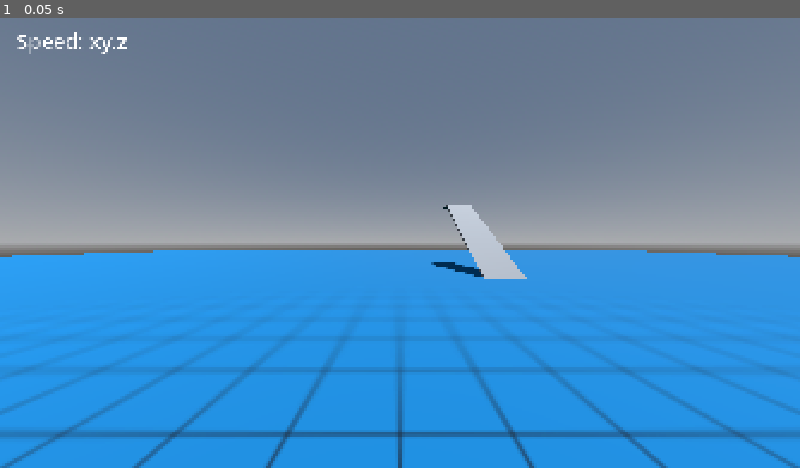
Above: before the commit, frame 1.
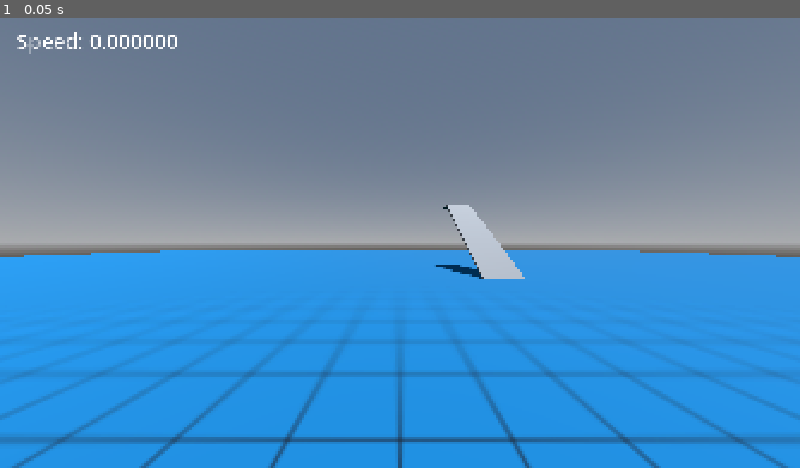
Above: after the commit, the same moment.

Repository: BilgiPasa/3d-first-person-movement-3
Game: Godot game, scene res://Scenes/main_scene.tscn
The game is run twice, just before and just after one commit, with the same random seed, the same clock (stepped at 60 frames per second) and the same inputs.
Inputs:
- Up to frame 1 (0.05 s): no input

The runs differ from the first frame. In frame 1, 5.3% of the frame differs, in the area x 0-100%, y 3-100%.
Error before the commit: Invalid assignment of property or key 'process_mode' with value of type 'int' on a base object of type 'Nil'. (res://Scripts/main_scene.gd:9)

Commit message:
Update player script, Update main scene, Update player_and_camera scene and its script, Update the gravity amount

Diff:
--- a/Scenes/main_scene.tscn
+++ b/Scenes/main_scene.tscn
@@ -17,8 +17,11 @@
 sky = SubResource("Sky_jv6wh")
 glow_enabled = true
 
-[node name="MainScene" type="Node3D" unique_id=1991236932]
+[node name="MainScene" type="Node3D" unique_id=1991236932 node_paths=PackedStringArray("player_and_camera", "speed_label", "pause_menu")]
 script = ExtResource("1_jv6wh")
+player_and_camera = NodePath("PlayerAndCamera")
+speed_label = NodePath("CanvasLayer/SpeedLabel")
+pause_menu = NodePath("CanvasLayer/PauseMenu")
 
 [node name="WorldEnvironment" type="WorldEnvironment" parent="." unique_id=876222076]
 environment = SubResource("Environment_x6ack")
--- a/Scenes/player_and_camera.tscn
+++ b/Scenes/player_and_camera.tscn
@@ -4,9 +4,16 @@
 [ext_resource type="Script" uid="uid://bxdo3v2a7lhhm" path="res://Scripts/player_and_camera.gd" id="1_vu1q0"]
 [ext_resource type="Script" uid="uid://d0b3n25jqa5ep" path="res://Scripts/player.gd" id="3_t5fc0"]
 
+[sub_resource type="CapsuleMesh" id="CapsuleMesh_vu1q0"]
+
+[sub_resource type="CapsuleShape3D" id="CapsuleShape3D_t5fc0"]
+
 [sub_resource type="CapsuleMesh" id="CapsuleMesh_wkhpl"]
 
 [sub_resource type="CapsuleShape3D" id="CapsuleShape3D_r07tb"]
+
+[sub_resource type="SphereShape3D" id="SphereShape3D_5s483"]
+radius = 0.3
 
 [sub_resource type="BoxShape3D" id="BoxShape3D_5s483"]
 size = Vector3(0.6, 1.1, 0.1)
@@ -17,10 +24,20 @@
 camera = NodePath("Camera3D")
 camera_position = NodePath("Player/CameraPosition")
 
-[node name="Player" type="RigidBody3D" parent="." unique_id=1419588242]
+[node name="Camera3D" type="Camera3D" parent="." unique_id=1566701192]
+transform = Transform3D(1, 0, 0, 0, 1, 0, 0, 0, 1, 0, 0.75, 0)
+cull_mask = 1048573
+fov = 90.0
+
+[node name="Player" type="RigidBody3D" parent="." unique_id=1419588242 node_paths=PackedStringArray("camera_position", "grounded_area", "bump_area")]
 collision_layer = 2
 physics_material_override = ExtResource("1_a5f1f")
 script = ExtResource("3_t5fc0")
+player_mesh = SubResource("CapsuleMesh_vu1q0")
+player_coll_shape = SubResource("CapsuleShape3D_t5fc0")
+camera_position = NodePath("CameraPosition")
+grounded_area = NodePath("GroundedArea")
+bump_area = NodePath("BumpArea")
 
 [node name="MeshInstance3D" type="MeshInstance3D" parent="Player" unique_id=1960179756]
 layers = 2
@@ -30,19 +47,25 @@
 shape = SubResource("CapsuleShape3D_r07tb")
 
 [node name="CameraPosition" type="Node3D" parent="Player" unique_id=1390214656]
-transform = Transform3D(1, 0, 0, 0, 1, 0, 0, 0, 1, 0, 0.7, 0)
+transform = Transform3D(1, 0, 0, 0, 1, 0, 0, 0, 1, 0, 0.75, 0)
+
+[node name="GroundedArea" type="Area3D" parent="Player" unique_id=1541183036]
+transform = Transform3D(1, 0, 0, 0, 1, 0, 0, 0, 1, 0, -1, 0)
+collision_layer = 2
+
+[node name="CollisionShape3D" type="CollisionShape3D" parent="Player/GroundedArea" unique_id=183150723]
+shape = SubResource("SphereShape3D_5s483")
 
 [node name="BumpArea" type="Area3D" parent="Player" unique_id=81583961]
+transform = Transform3D(1, 0, 0, 0, 1, 0, 0, 0, 1, 0, 0, -0.5)
 collision_layer = 2
 
 [node name="CollisionShape3D" type="CollisionShape3D" parent="Player/BumpArea" unique_id=626794957]
-transform = Transform3D(1, 0, 0, 0, 1, 0, 0, 0, 1, 0, 0, -0.5)
 shape = SubResource("BoxShape3D_5s483")
 
-[node name="Camera3D" type="Camera3D" parent="." unique_id=1566701192]
-transform = Transform3D(1, 0, 0, 0, 1, 0, 0, 0, 1, 0, 0.7, 0)
-cull_mask = 1048573
-fov = 90.0
-
+[connection signal="body_entered" from="Player" to="Player" method="_on_body_entered"]
+[connection signal="body_exited" from="Player" to="Player" method="_on_body_exited"]
+[connection signal="body_entered" from="Player/GroundedArea" to="Player" method="_on_grounded_area_body_entered"]
+[connection signal="body_exited" from="Player/GroundedArea" to="Player" method="_on_grounded_area_body_exited"]
 [connection signal="body_entered" from="Player/BumpArea" to="Player" method="_on_bump_area_body_entered"]
 [connection signal="body_exited" from="Player/BumpArea" to="Player" method="_on_bump_area_body_exited"]
--- a/Scripts/player.gd
+++ b/Scripts/player.gd
@@ -1,16 +1,83 @@
 class_name Player
 extends RigidBody3D
 
+# Note: I changed the default gravity to 30 m/s^2 in Project Settings
+# Note2: I have set the layers and the masks in the editor.
+
+# Movement
+const NORMAL_SPEED: int = 9
+const RUN_SPEED: int = 12
+var run_input: bool
+var move_vector: Vector2 # X is X, Y is -Z.
+
+# Crouch
+var crouch_input: bool
+
+# Jump
+var jump_input: bool
+
+# Collision and Area Detection
+var touching: bool = false
+var grounded: bool = false
 var bumping: bool = false
+var touched_body: Node3D = null
+var grounded_body: Node3D = null
 var bumped_body: Node3D = null
-var move_vector: Vector2 # X is X, Y is -Z.
+
+# Player Sizes
+const PLAYER_HEIGHT: float = 2.0
+const CROUCH_HEIGHT: float = 1.5
+const PLAYER_RADIUS: float = 0.5
+
+# Some Player Components
+@export var player_mesh: CapsuleMesh
+@export var player_coll_shape: CapsuleShape3D
+@export var camera_position: Node3D
+@export var grounded_area: Area3D
+@export var bump_area: Area3D
 
 func _ready() -> void:
 	process_mode = Node.PROCESS_MODE_PAUSABLE
+	can_sleep = false
+	continuous_cd = true
+	contact_monitor = true
+	max_contacts_reported = 10
+	player_mesh.height = PLAYER_HEIGHT
+	player_mesh.radius = PLAYER_RADIUS
+	player_coll_shape.height = PLAYER_HEIGHT
+	player_coll_shape.radius = PLAYER_RADIUS
+	camera_position.position.y = (PLAYER_HEIGHT / 2) - 0.25
+	grounded_area.position.y = -(PLAYER_HEIGHT / 2)
+	bump_area.position.z = -(PLAYER_RADIUS / 2)
 
 func _process(_delta: float) -> void:
 	# move_vector's X is X in 3D, Y is -Z in 3D. Also, it is normalized.
 	move_vector = Vector2(Input.get_axis("move_left", "move_right"), Input.get_axis("move_back", "move_forward")).normalized()
+
+	# Other inputs
+	run_input = Input.is_action_pressed("run")
+	crouch_input = Input.is_action_pressed("crouch")
+	jump_input = Input.is_action_pressed("jump")
+
+func _on_body_entered(body: Node) -> void:
+	if body == null:
+		touched_body = body
+		touching = true
+
+func _on_body_exited(body: Node) -> void:
+	if body == touched_body:
+		touched_body = null
+		touching = false
+
+func _on_grounded_area_body_entered(body: Node3D) -> void:
+	if body == null:
+		grounded_body = body
+		grounded = true
+
+func _on_grounded_area_body_exited(body: Node3D) -> void:
+	if body == grounded_body:
+		grounded_body = null
+		grounded = false
 
 func _on_bump_area_body_entered(body: Node3D) -> void:
 	if body == null:
--- a/Scripts/player_and_camera.gd
+++ b/Scripts/player_and_camera.gd
@@ -4,9 +4,16 @@
 @export var player: Player
 @export var camera: Camera3D
 @export var camera_position: Node3D
+var mouse_sensitivity: int
+var x_rotation: int
+var y_rotation: int
+var camera_zoom_input: bool
 
 func _ready() -> void:
 	process_mode = Node.PROCESS_MODE_PAUSABLE
 
+func _process(delta: float) -> void:
+	camera_zoom_input = Input.is_action_pressed("camera_zoom")
+
 func get_player_speed() -> float:
 	return sqrt(pow(player.linear_velocity.x, 2) + pow(player.linear_velocity.z, 2))
--- a/project.godot
+++ b/project.godot
@@ -60,6 +60,16 @@
 "events": [Object(InputEventKey,"resource_local_to_scene":false,"resource_name":"","device":-1,"window_id":0,"alt_press …(195 unchanged characters)…
 ]
 }
+run={
+"deadzone": 0.2,
+"events": [Object(InputEventKey,"resource_local_to_scene":false,"resource_name":"","device":-1,"window_id":0,"alt_pressed":false,"shift_pressed":false,"ctrl_pressed":false,"meta_pressed":false,"pressed":false,"keycode":0,"physical_keycode":82,"key_label":0,"unicode":114,"location":0,"echo":false,"script":null)
+]
+}
+camera_zoom={
+"deadzone": 0.2,
+"events": [Object(InputEventKey,"resource_local_to_scene":false,"resource_name":"","device":-1,"window_id":0,"alt_pressed":false,"shift_pressed":false,"ctrl_pressed":false,"meta_pressed":false,"pressed":false,"keycode":0,"physical_keycode":67,"key_label":0,"unicode":99,"location":0,"echo":false,"script":null)
+]
+}
 
 [layer_names]
 
@@ -71,6 +81,7 @@
 [physics]
 
 3d/physics_engine="Jolt Physics"
+3d/default_gravity=30.0
 common/physics_interpolation=true
 
 [rendering]
